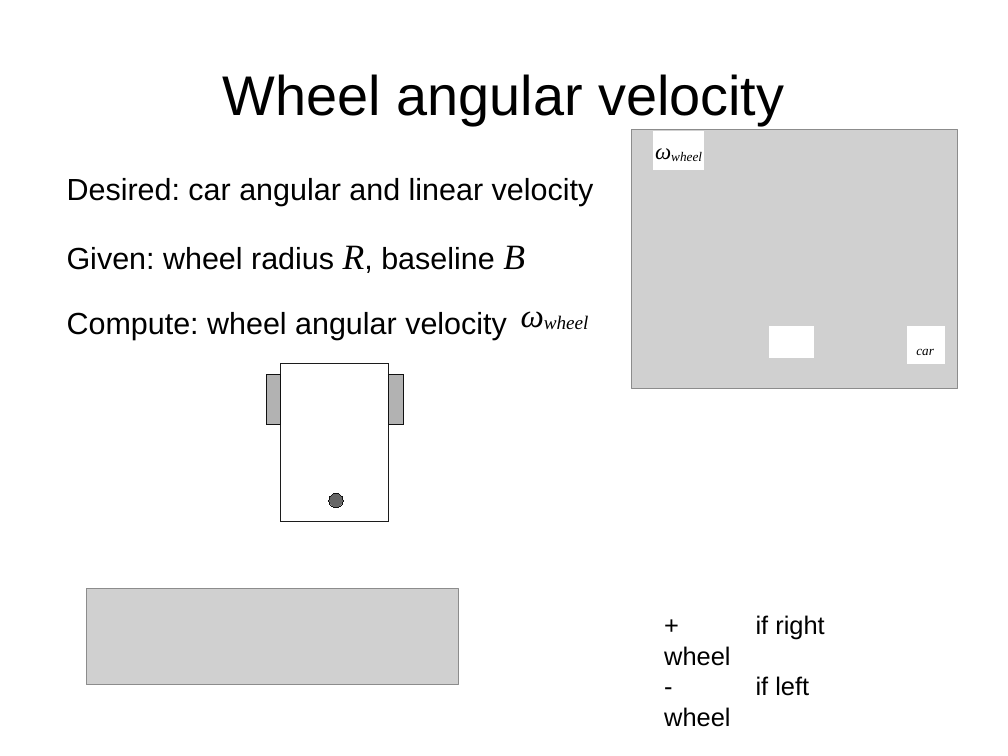
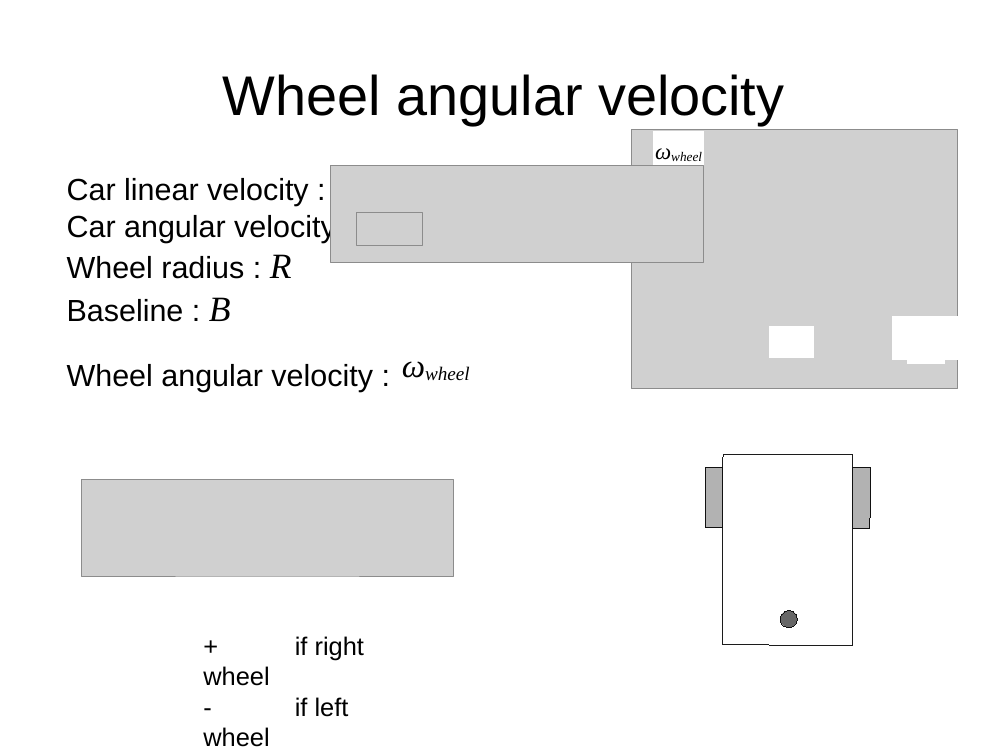
Before and after one commit to maivincent/MISE_presentations, a slide deck: slide 11 of step1_joystick_drive.odp (slide 7 before the commit). Drawn at 1008x756 pixels with LibreOffice and Linux fonts; fonts in the diff are those of the drawing; grey boxes stand for pictures. Boxes give left, top, right and bottom in pixels: in the first picture for what was removed or moved away, otherwise in the second. Text is boxed around its words. In the diff, an @@ line names an element or a change of style, - is before the commit and + after.

```diff
--- a/step1_joystick_drive.odp
+++ b/step1_joystick_drive.odp
@@ text at [67, 178, 373, 392]: text changed @@
-Desired: car angular and linear velocity
-Given: wheel radius R, baseline B
-Compute: wheel angular velocity
+Car linear velocity :
+Car angular velocity :
+Wheel radius : R
+Baseline : B
+Wheel angular velocity :
@@ picture added at [330, 166, 703, 263] @@
@@ picture added at [357, 212, 424, 245] @@
@@ rectangle added at [893, 316, 972, 359], fill #FFFFFF, outline #FFFFFF 0 pt @@
@@ rectangle "ωwheel": place and size @@
-rectangle "ωwheel" at [530, 295, 580, 333]
+rectangle "ωwheel" at [411, 346, 461, 383]
@@ text in rectangle at [916, 348, 934, 355]: text removed @@
-car
@@ rectangle: place and size @@
-rectangle at [266, 374, 281, 424]
+rectangle at [706, 467, 724, 528]
@@ rectangle: place and size @@
-rectangle at [281, 364, 389, 522]
+rectangle at [722, 454, 853, 646]
@@ rectangle: place and size @@
-rectangle at [389, 374, 403, 424]
+rectangle at [853, 468, 871, 529]
@@ picture: place and size @@
-picture at [86, 589, 458, 685]
+picture at [81, 480, 454, 576]
@@ text "+ if right wheel": place and size @@
-text "+ if right wheel" at [664, 615, 824, 727]
+text "+ if right wheel" at [203, 636, 364, 747]
@@ ellipse: place and size @@
-ellipse at [329, 493, 344, 508]
+ellipse at [780, 611, 798, 628]
```
Also in this commit, not shown: 6 other slides changed, 5 slides added, 1 slide removed, 1 other file.
